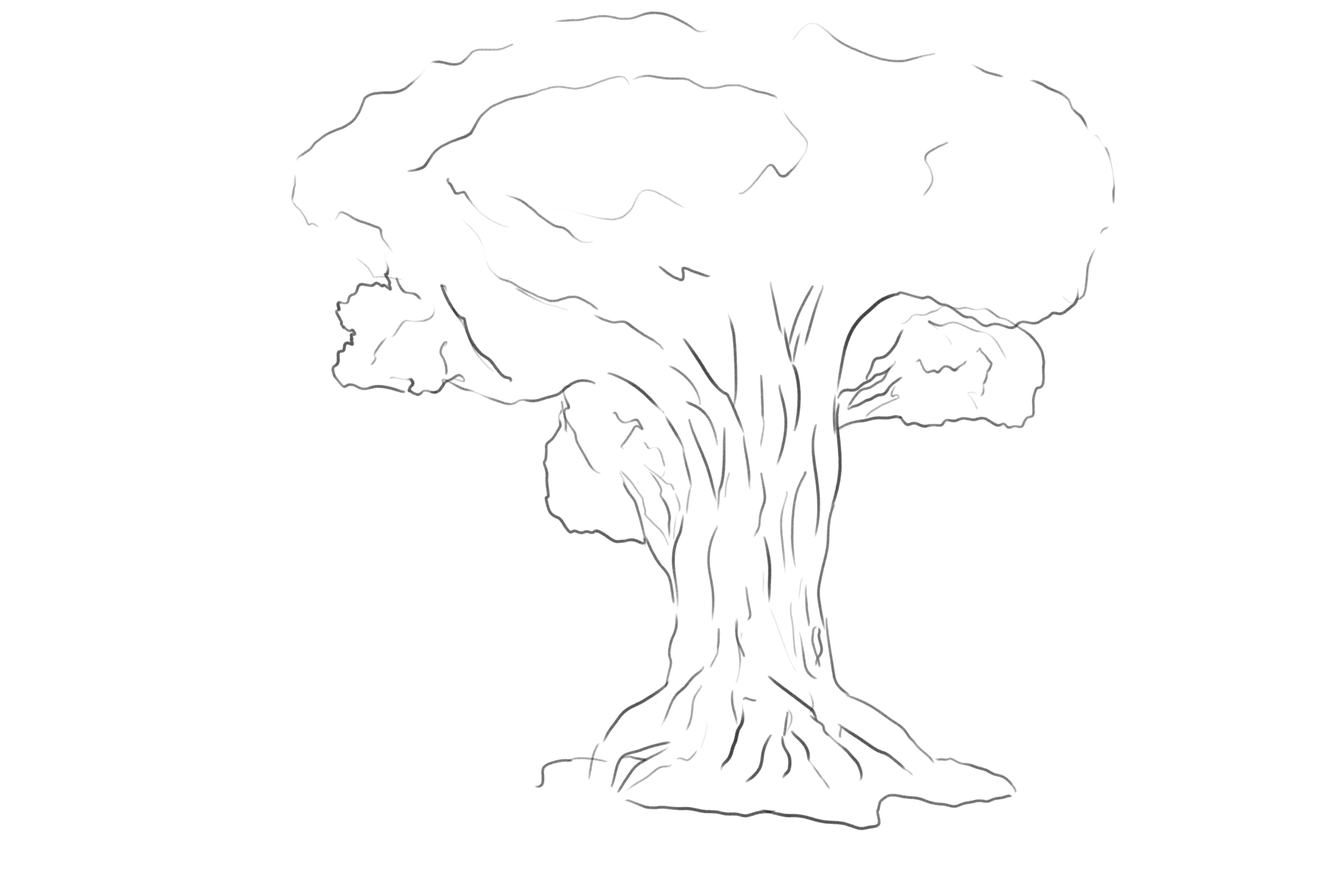
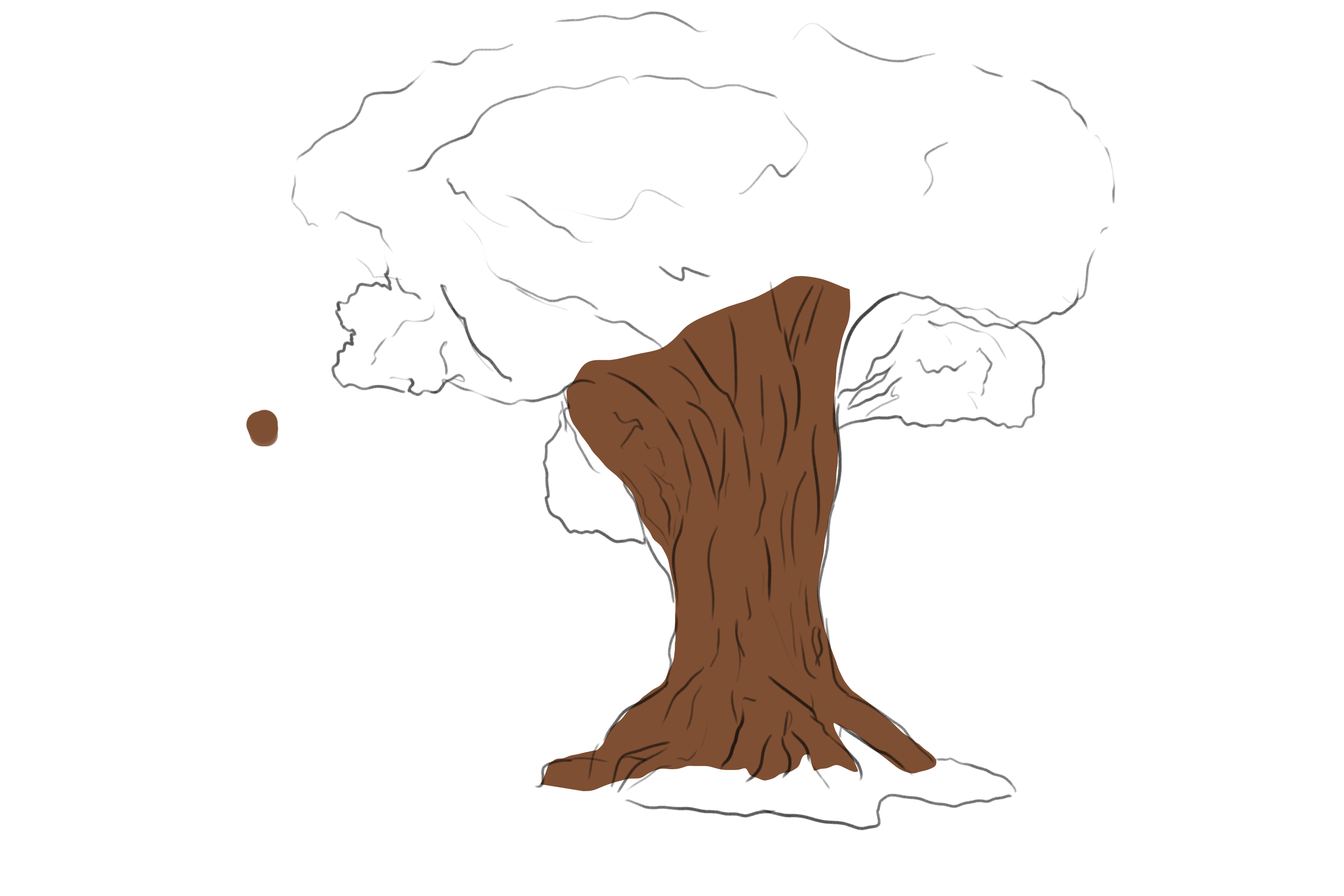
Layer changes from the first 1344x896 image to the second:
painted on "Calque 1" over [245, 408, 279, 447]
added layer "Calque 2" over [539, 275, 937, 791]
